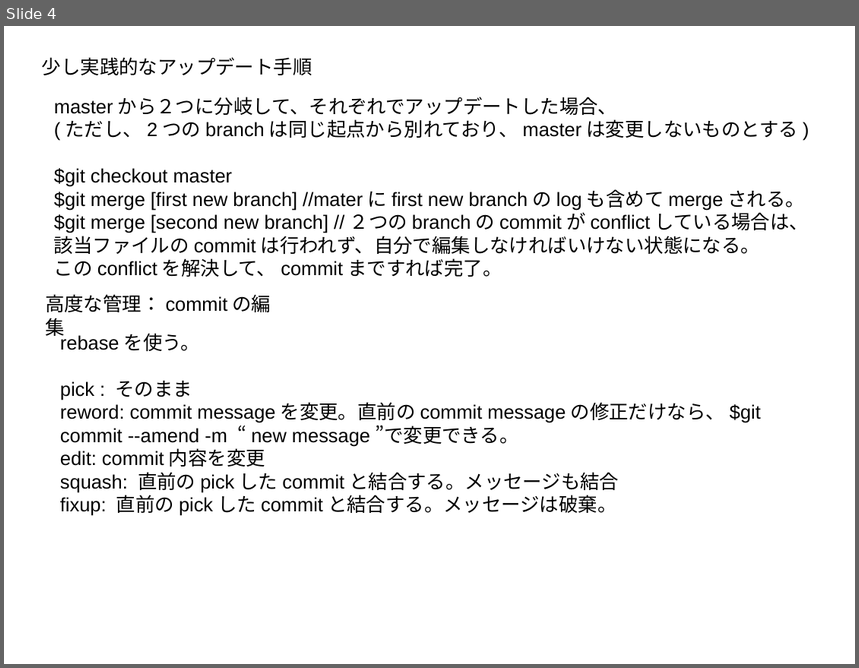
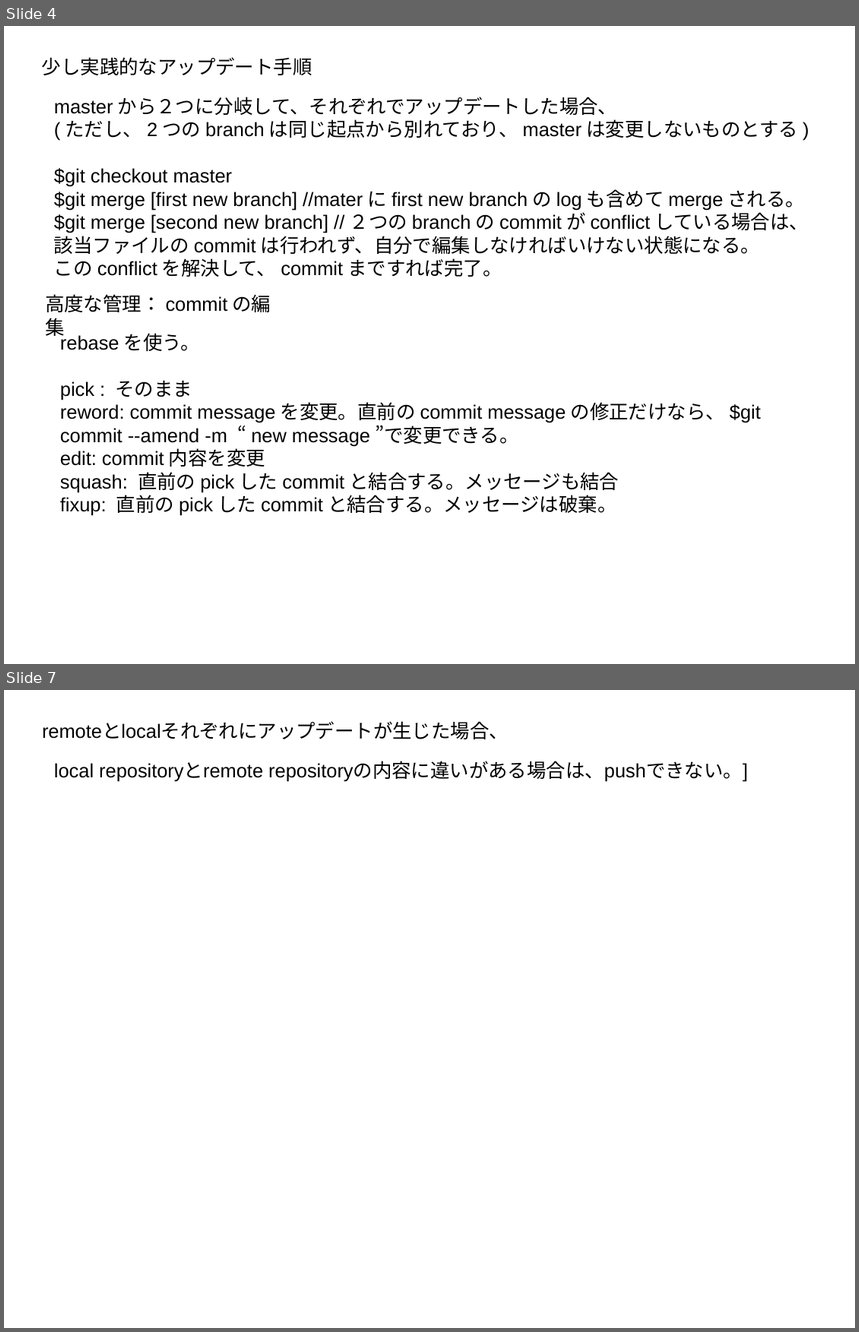
Before and after one commit to HiroumiTani/sample, a slide deck: how-to-git.odp. Shown one above the other, each under a label of ours: slide 4 before the commit, slides 4 and 7 after it; the slides between them are not shown. The pictures are 859x668 and 859x1332 pixels, drawn with LibreOffice and Linux fonts; fonts in the diff are those of the drawing. Boxes give left, top, right and bottom in pixels: in the first picture for what was removed or moved away, otherwise in the second. Text is boxed around its words. In the diff, an @@ line names an element or a change of style, - is before the commit and + after.

```diff
--- a/how-to-git.odp
+++ b/how-to-git.odp
@@ slide 7 added at [4, 690, 855, 1328], background #FFFFFF @@
@@ text added at [42, 723, 509, 739], 18 pt, text #000000 @@
+remoteとlocalそれぞれにアップデートが生じた場合、
@@ text added at [54, 762, 748, 782], 18 pt, text #000000 @@
+local repositoryとremote repositoryの内容に違いがある場合は、pushできない。]
```
Also in this commit, not shown: 1 slide changed, 1 other slide added.
